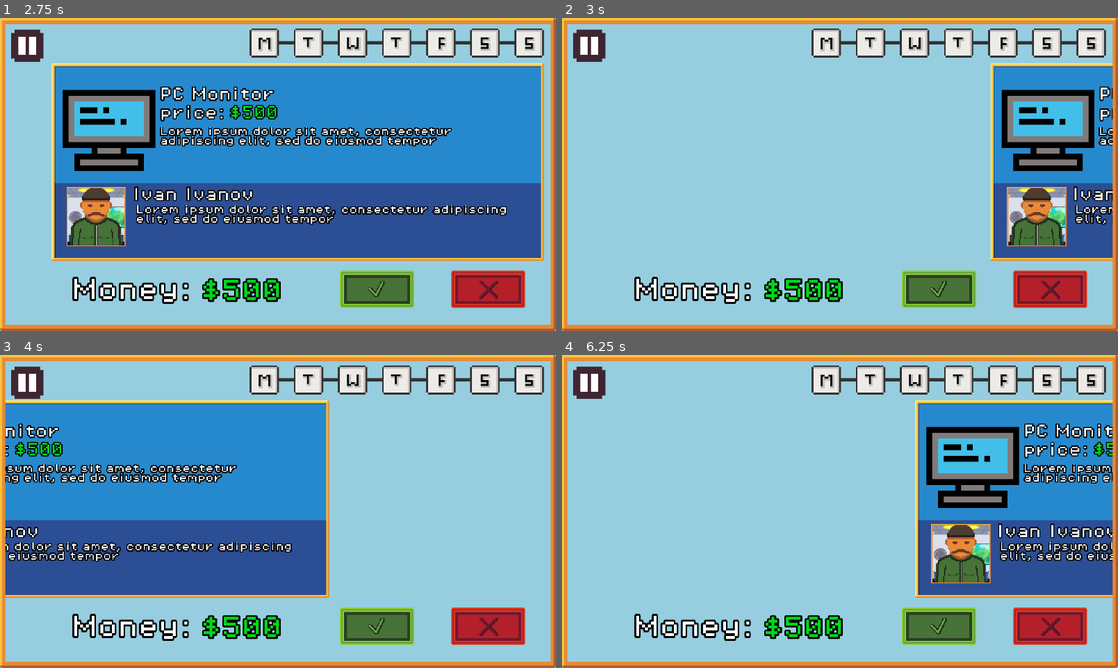
Above: before the commit, frames 1-4 (two rows, left to right).
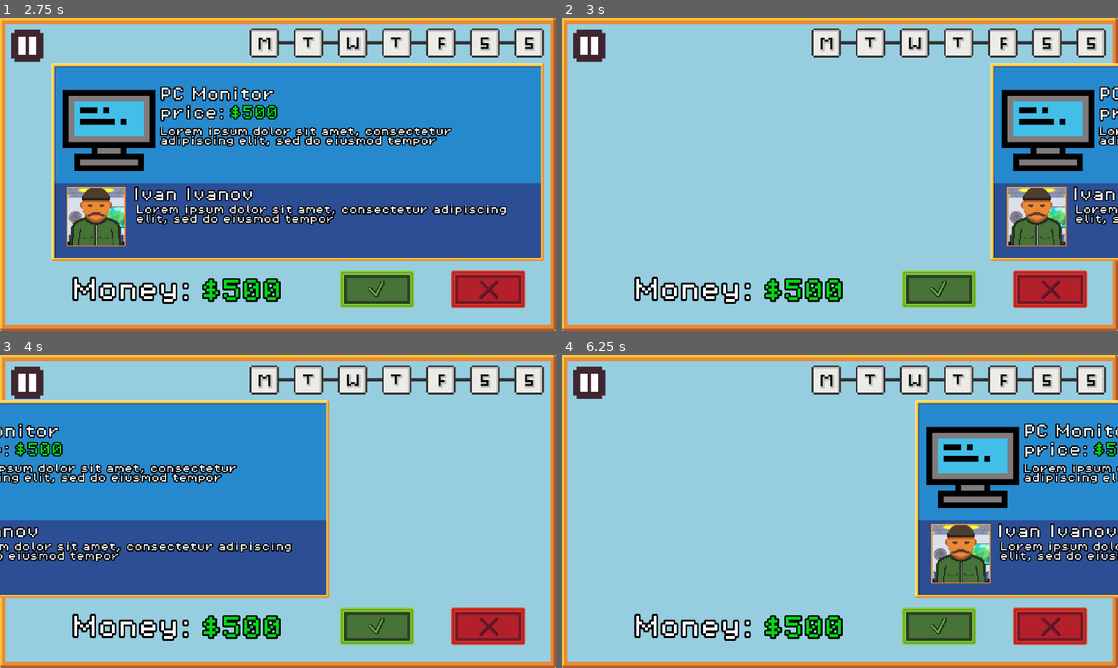
Above: after the commit, the same moments.

Repository: MartinR260/HackTUES11KVK
Game: Godot game, scene res://MainMenu.tscn
The game is run twice, just before and just after one commit, with the same random seed, the same clock (stepped at 60 frames per second) and the same inputs. Sound files missing from this copy of the repository are replaced by a short silence.
Inputs (mouse positions are in pixels of both pictures, inside the frame that each line leads up to):
- Up to frame 1 (2.75 s): click "Start Game" at 0.5 s; click (378, 290) at 1.25 s; click (378, 290) at 2 s
- Up to frame 2 (3 s): click (1051, 290) at 2.75 s
- Up to frame 3 (4 s): click (489, 627) at 3.5 s
- Up to frame 4 (6.25 s): click (940, 627) at 4.25 s; click (1051, 627) at 5 s; tap Space at 6.02 s

Frame 1 is identical in both runs. In frame 2, 0.6% of the frame differs, in the area x 99-100%, y 14-78%; in frame 3, 0.6%; in frame 4, 0.6%.
Error in both runs: Invalid access to property or key 'money' on a base object of type 'Nil'. (res://MainLoop.gd:52)

Commit message:
smol komat

Diff:
--- a/hacktues11/7_day_tracker.gd
+++ b/hacktues11/7_day_tracker.gd
@@ -23,7 +23,7 @@
 
 
 # Called every frame. 'delta' is the elapsed time since the previous frame.
-func _process(delta: float) -> void:
+func _process(_delta: float) -> void:
 	pass
 
 func add_cross_at_index(index):
--- a/hacktues11/MainLoop.gd
+++ b/hacktues11/MainLoop.gd
@@ -21,7 +21,7 @@
 func update_game():
 	update_purse()
 
-func _process(delta):
+func _process(_delta):
 	pass
 	# update_purse()
 	# print("Purse value:", purse)
@@ -33,7 +33,7 @@
 	if err != OK:
 		print("Error making HTTP request:", err)
 
-func _on_request_completed_purse(result, response_code, headers, body):
+func _on_request_completed_purse(_result, _response_code, _headers, body):
 	# print("Request completed with response code:", response_code)
 	var response_text = body.get_string_from_utf8()
 	# print("Response:", response_text)
--- a/hacktues11/PickTradeMenu.gd
+++ b/hacktues11/PickTradeMenu.gd
@@ -27,6 +27,7 @@
 @onready var item_name: Label = $TradeInfo/priceLabel2
 @onready var npc_icon: TextureRect = $TextureRect3/TraderIcon/TextureRect
 @onready var item_icon: TextureRect = $TradeInfo/TextureRect
+@onready var money_amount: Label = $moneyAmount
 
 @onready var transition_anim = $TextureRect3/AnimationPlayer
 
@@ -76,9 +77,32 @@
 	response_text.replacen("\\'", "'")
 	items = JSON.parse_string(response_text)["content"]
 
+func get_money():
+	var url = "http://127.0.0.1:5000/api/purse"
+	http_request.request(url, [], HTTPClient.METHOD_GET)
+	var response = await http_request.request_completed
+
+	var result = response[0]
+	var response_code = response[1]
+	var body = response[3]
+
+	if result != HTTPRequest.RESULT_SUCCESS:
+		print("HTTP Request failed with result code: ", result)
+		return
+
+	if response_code != 200:
+		print("HTTP Request returned error code: ", response_code)
+		return
+
+	var response_text = body.get_string_from_utf8().strip_edges()
+	response_text.replacen("\\'", "'")
+	var money = JSON.parse_string(response_text)["money"]
+	money_amount.text = "$" + str(int(money))
+
 func _ready() -> void:
 	await load_offers()
 	await load_items()
+	await get_money()
 
 	idx = -1
 	reload()
@@ -100,7 +124,6 @@
 
 	var result = response[0]
 	var response_code = response[1]
-	var body = response[3]
 
 	if result != HTTPRequest.RESULT_SUCCESS:
 		print("HTTP Request failed with result code: ", result)
@@ -136,8 +159,8 @@
 	item_name.text = offers[idx]["offer"]["item_id"]
 
 	var gender_idx = 1 if offers[idx]["npc"]["image_id"] < 3 else 2
-	var idx = (int(offers[idx]["npc"]["image_id"]) % 3) + 1
-	npc_icon.texture = load("res://assets/people/person_" + str(gender_idx) + "_" + str(idx) + ".png")
+	var idx_ = (int(offers[idx]["npc"]["image_id"]) % 3) + 1
+	npc_icon.texture = load("res://assets/people/person_" + str(gender_idx) + "_" + str(idx_) + ".png")
 
 	var item_ = null
 	for item in items:
--- a/hacktues11/picktrademenu.tscn
+++ b/hacktues11/picktrademenu.tscn
@@ -10,7 +10,7 @@
 [ext_resource type="Texture2D" uid="uid://bn4hplw5tknpe" path="res://assets/people/person_1_1.png" id="4_qgkdj"]
 [ext_resource type="Texture2D" uid="uid://b6i6wqvl7ifs6" path="res://assets/red_button_press.png" id="5_wiyrn"]
 [ext_resource type="PackedScene" uid="uid://tarpkya5hskk" path="res://PauseButton.tscn" id="9_0t6gn"]
-[ext_resource type="Texture2D" uid="uid://yygnv6741yds" path="res://assets/tech.png" id="9_wiyrn"]
+[ext_resource type="Texture2D" uid="uid://yygnv6741yds" path="res://assets/items/tech.png" id="9_wiyrn"]
 [ext_resource type="Texture2D" uid="uid://cyjv8d4ucqr4" path="res://assets/background_frame.png" id="11_v6ff6"]
 [ext_resource type="Texture2D" uid="uid://1l41o5f4cc0k" path="res://assets/7dayprogress.png" id="12_jhr2b"]
 [ext_resource type="Script" uid="uid://dghidyigs0i3d" path="res://7_day_tracker.gd" id="13_q26ml"]
@@ -246,6 +246,13 @@
 offset_bottom = 770.0
 color = Color(0.588235, 0.807843, 0.878431, 1)
 
+[node name="TextureRect2" type="TextureRect" parent="."]
+offset_left = -451.0
+offset_top = -268.0
+offset_right = 509.0
+offset_bottom = 272.0
+texture = ExtResource("11_v6ff6")
+
 [node name="TradeInfo" type="NinePatchRect" parent="."]
 offset_left = -362.0
 offset_top = -190.0
@@ -373,13 +380,6 @@
 offset_right = 256.0
 offset_bottom = 256.0
 texture = ExtResource("4_qgkdj")
-
-[node name="TextureRect2" type="TextureRect" parent="."]
-offset_left = -451.0
-offset_top = -268.0
-offset_right = 509.0
-offset_bottom = 272.0
-texture = ExtResource("11_v6ff6")
 
 [node name="Camera2D" type="Camera2D" parent="."]
 position = Vector2(29, 2)
Not shown: 1 places in hacktues11/picktrademenu.tscn that only renumber resources
